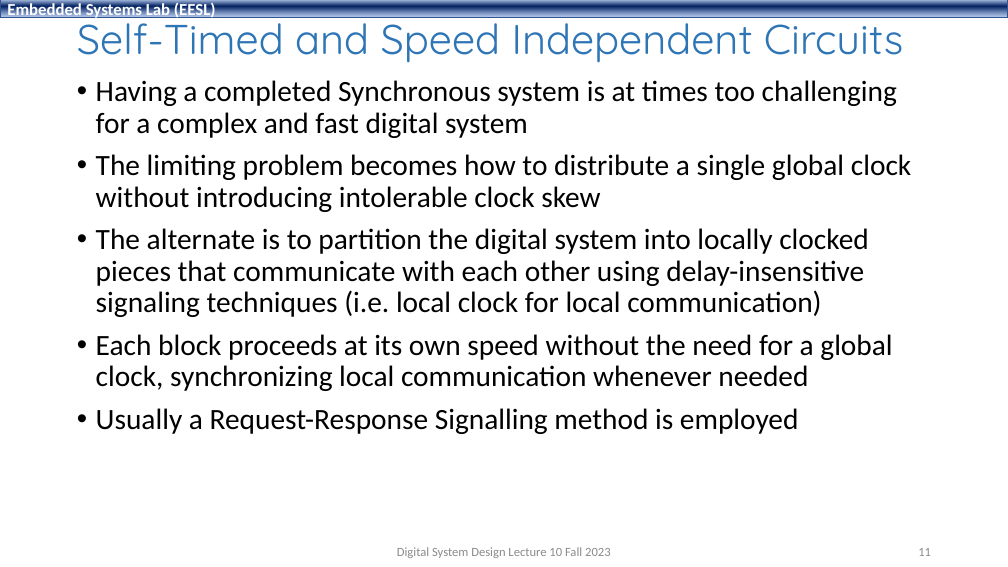
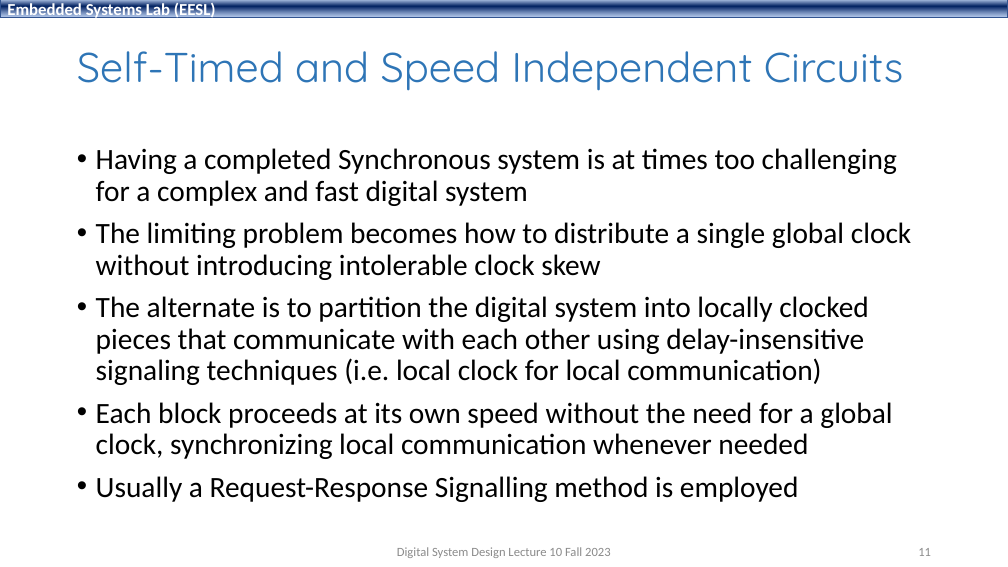
Before and after one commit to shahidmasud/shahidmasud.github.io, a slide deck: slide 11 of DSD_Lec10_Fall2023.ppsx. Drawn at 1008x567 pixels with LibreOffice and Linux fonts; fonts in the diff are those of the drawing; background and template pictures are left out. Boxes give left, top, right and bottom in pixels: in the first picture for what was removed or moved away, otherwise in the second. Text is boxed around its words. In the diff, an @@ line names an element or a change of style, - is before the commit and + after.

```diff
--- a/DSD_Lec10_Fall2023.ppsx
+++ b/DSD_Lec10_Fall2023.ppsx
@@ title "Self-Timed and Speed Independent Circuits" rewrapped from (77,11,903,63) to (77,51,903,91) @@
@@ text "Having a completed Synchronous system ...": place and size @@
-text "Having a completed Synchronous system ..." at (96,80,911,434)
+text "Having a completed Synchronous system ..." at (96,148,911,502)
```
Also in this commit, not shown: 16 other slides changed, 1 other file.
